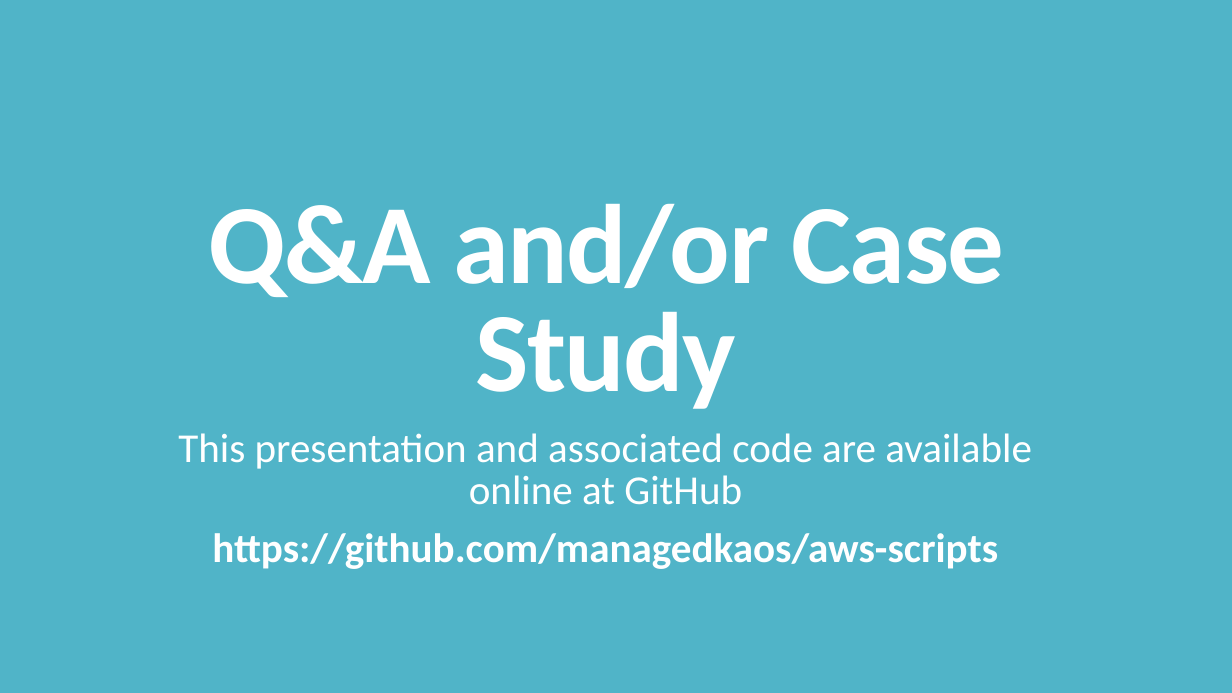
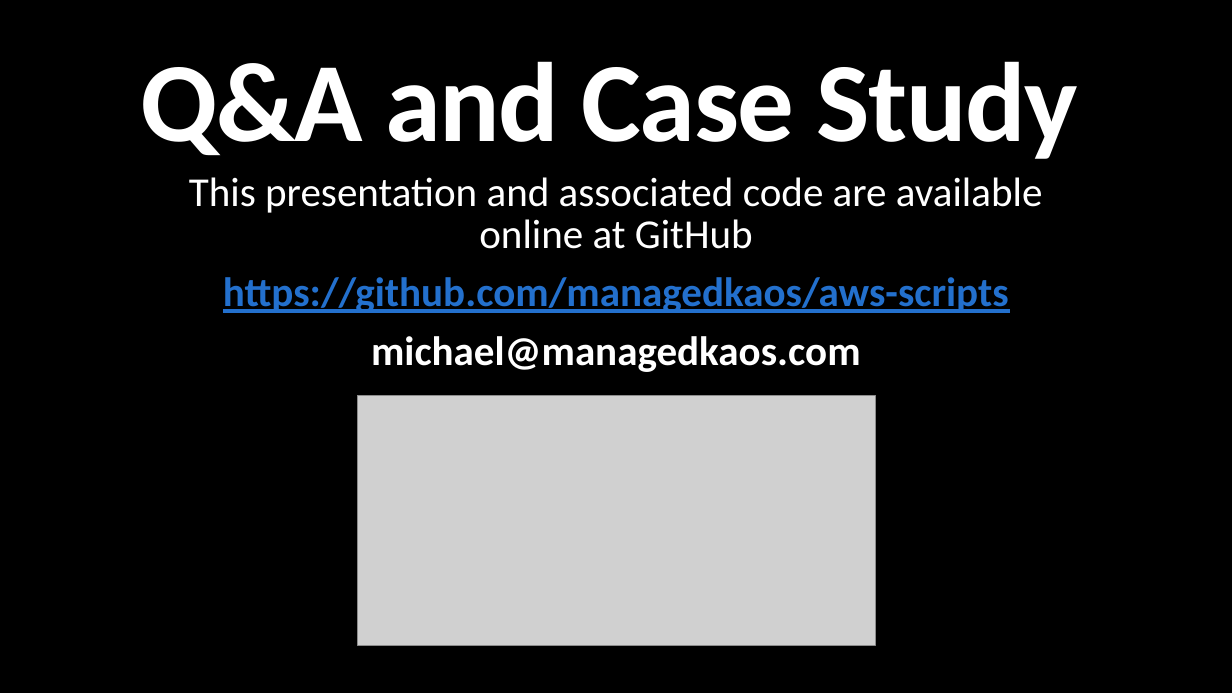
Before and after one commit to managedkaos/aws-scripts, a slide deck: slide 12 of Tips for Automating AWS with Python and Boto.pptx. Drawn at 1232x693 pixels with LibreOffice and Linux fonts; fonts in the diff are those of the drawing; grey boxes stand for pictures. Boxes give left, top, right and bottom in pixels: in the first picture for what was removed or moved away, otherwise in the second. Text is boxed around its words. In the diff, an @@ line names an element or a change of style, - is before the commit and + after.

```diff
--- a/Tips for Automating AWS with Python and Boto.pptx
+++ b/Tips for Automating AWS with Python and Boto.pptx
@@ rectangle added at bbox=[0, 0, 1232, 693], fill #000000 @@
@@ title at bbox=[141, 61, 1078, 159]: text changed @@
-Q&A and/or Case Study
+Q&A and Case Study
@@ subtitle "This presentation and associated code ...": place and size @@
-subtitle "This presentation and associated code ..." at bbox=[178, 433, 1032, 569]
+subtitle "This presentation and associated code ..." at bbox=[189, 177, 1043, 372]
@@ subtitle at bbox=[223, 277, 1009, 313]: text colour #FFFFFF to #2370CD, underline on in "https://github.com/managedkaos/aws-scripts" @@
@@ subtitle at bbox=[371, 336, 861, 372]: paragraph added @@
+michael@managedkaos.com
@@ picture added at bbox=[358, 396, 876, 645] @@
```
Also in this commit, not shown: 5 other slides changed.
